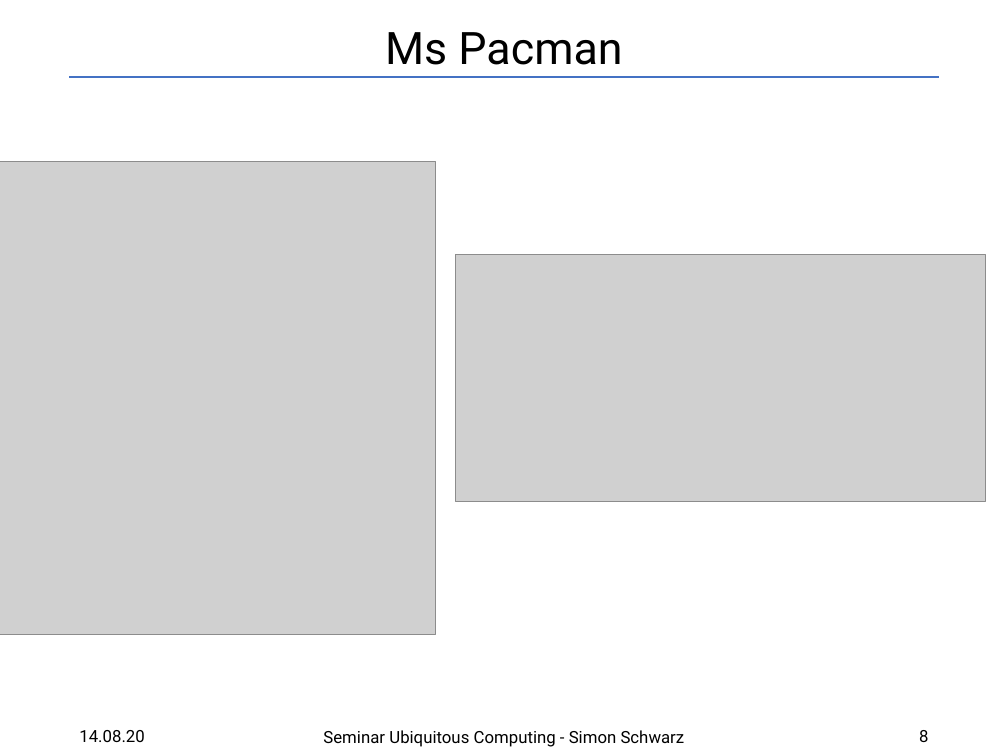
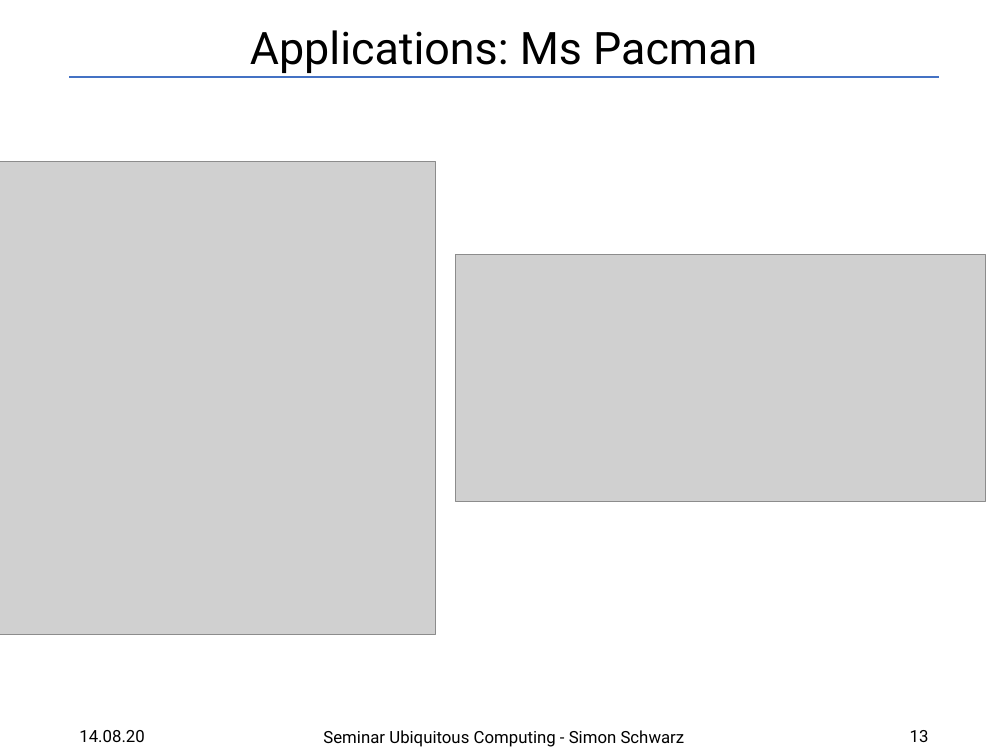
Before and after one commit to SRSchwarz/MCTS-Survey, a slide deck: slide 13 of slides/presentation.pptx (slide 8 before the commit). Drawn at 1008x756 pixels with LibreOffice and Linux fonts; fonts in the diff are those of the drawing; grey boxes stand for pictures. Boxes give left, top, right and bottom in pixels: in the first picture for what was removed or moved away, otherwise in the second. Text is boxed around its words. In the diff, an @@ line names an element or a change of style, - is before the commit and + after.

```diff
--- a/slides/presentation.pptx
+++ b/slides/presentation.pptx
@@ title at <box>250,30,757,73</box>: text changed @@
-Ms Pacman
+Applications: Ms Pacman
@@ page number at <box>910,730,929,742</box>: text changed @@
-8
+13
```
Also in this commit, not shown: 7 other slides changed, 7 slides added, 3 other files.
